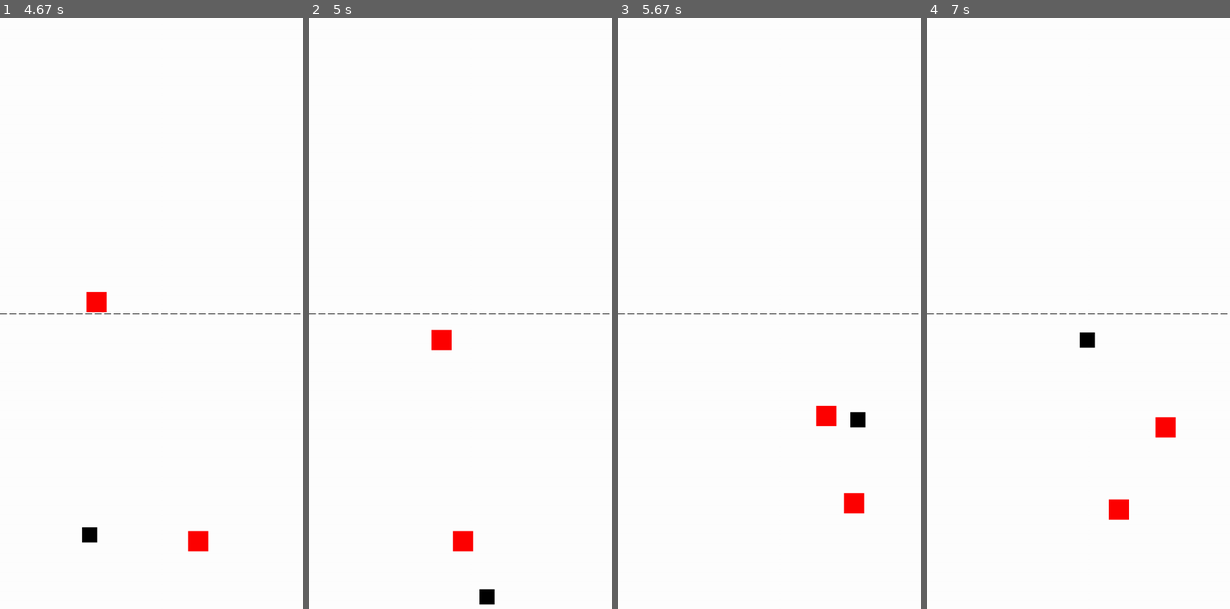
Above: before the commit, frames 1-4 (left to right).
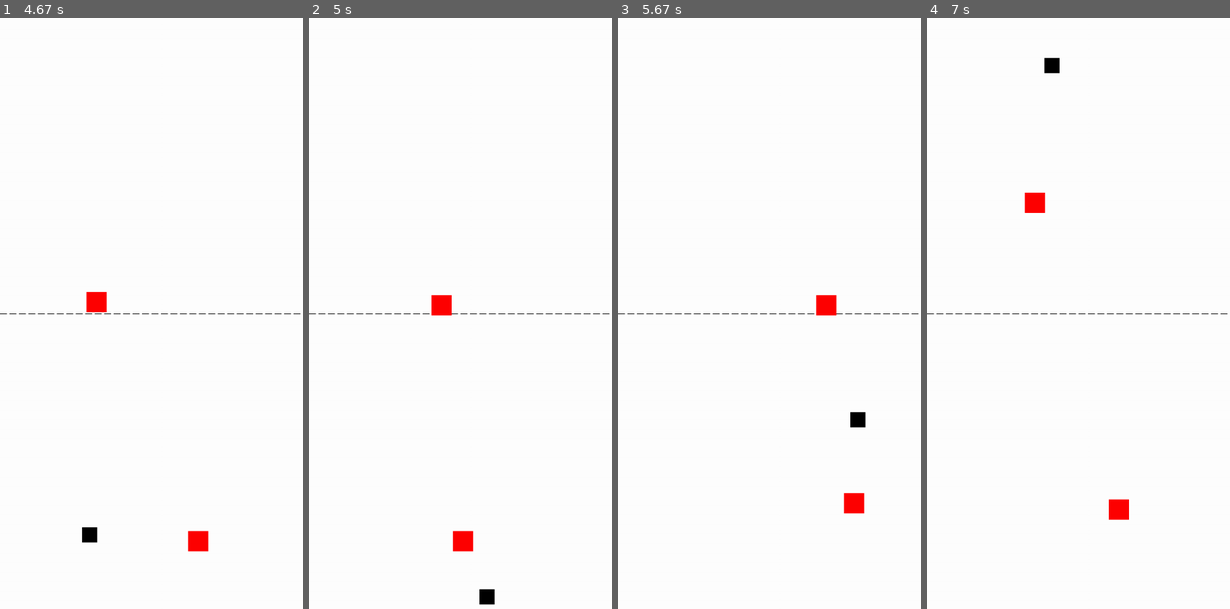
Above: after the commit, the same moments.

Repository: nintanuki/pygame-air-hockey
Game: pygame game, started from main.py
The game is run twice, just before and just after one commit, with the same random seed, the same clock (stepped at 60 frames per second) and the same inputs.
Inputs:
- Up to frame 1 (4.67 s): hold Right 0.33-0.8 s; hold Up 0.83-1.13 s; hold Right 1.17-1.63 s; hold Left 1.67-2.2 s; hold Down 2.23-2.53 s; hold Left 2.57-2.97 s; hold Up 3-3.37 s; hold Right 3.4-4.03 s; hold Down 4.07-4.43 s; hold Left from 4.47 s (still down)
- Up to frame 2 (5 s): release Left at 4.93 s; hold Right from 4.97 s (still down)
- Up to frame 3 (5.67 s): release Right at 5.43 s; hold Up from 5.47 s (still down)
- Up to frame 4 (7 s): release Up at 5.77 s; hold Right 5.8-6.27 s; hold Left 6.3-6.83 s; hold Down from 6.87 s (still down)

Frame 1 is identical in both runs. In frame 2, 0.5% of the frame differs, in the area x 40-48%, y 46-57%; in frame 3, 0.5%; in frame 4, 0.8%, in the area x 32-83%, y 6-72%.

Commit message:
Update TODO

Diff:
--- a/main.py
+++ b/main.py
@@ -103,15 +103,25 @@
             # Get the current state of all keys
             keys = pygame.key.get_pressed()
 
-            # Constraining the player to the screen
-            if self.player.top <= 0:
-                self.player.top = 0
+            # Constraining the player to their side of the screen
+            if self.player.top <= SCREEN_HEIGHT / 2:
+                self.player.top = SCREEN_HEIGHT / 2
             if self.player.bottom >= SCREEN_HEIGHT:
                 self.player.bottom = SCREEN_HEIGHT
             if self.player.left <= 0:
                 self.player.left = 0
             if self.player.right >= SCREEN_WIDTH:
                 self.player.right = SCREEN_WIDTH
+
+            # Constraining the opponent to their side of the screen
+            if self.opponent.top <= 0:
+                self.opponent.top = 0
+            if self.opponent.bottom >= SCREEN_HEIGHT / 2:
+                self.opponent.bottom = SCREEN_HEIGHT / 2
+            if self.opponent.left <= 0:
+                self.opponent.left = 0
+            if self.opponent.right >= SCREEN_WIDTH:
+                self.opponent.right = SCREEN_WIDTH
 
             # Cooldown for collisions
             if self.collision_cooldown > 0:
Not shown, changed: TODO.md
